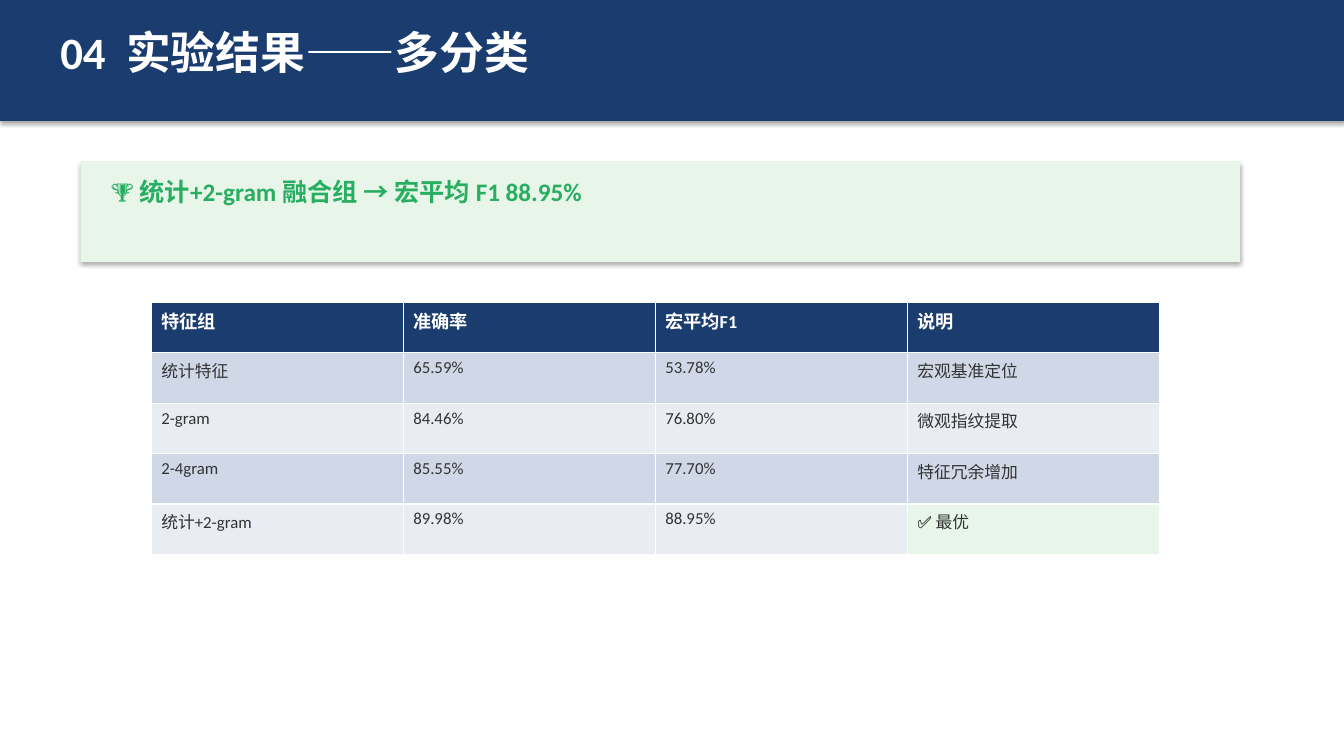
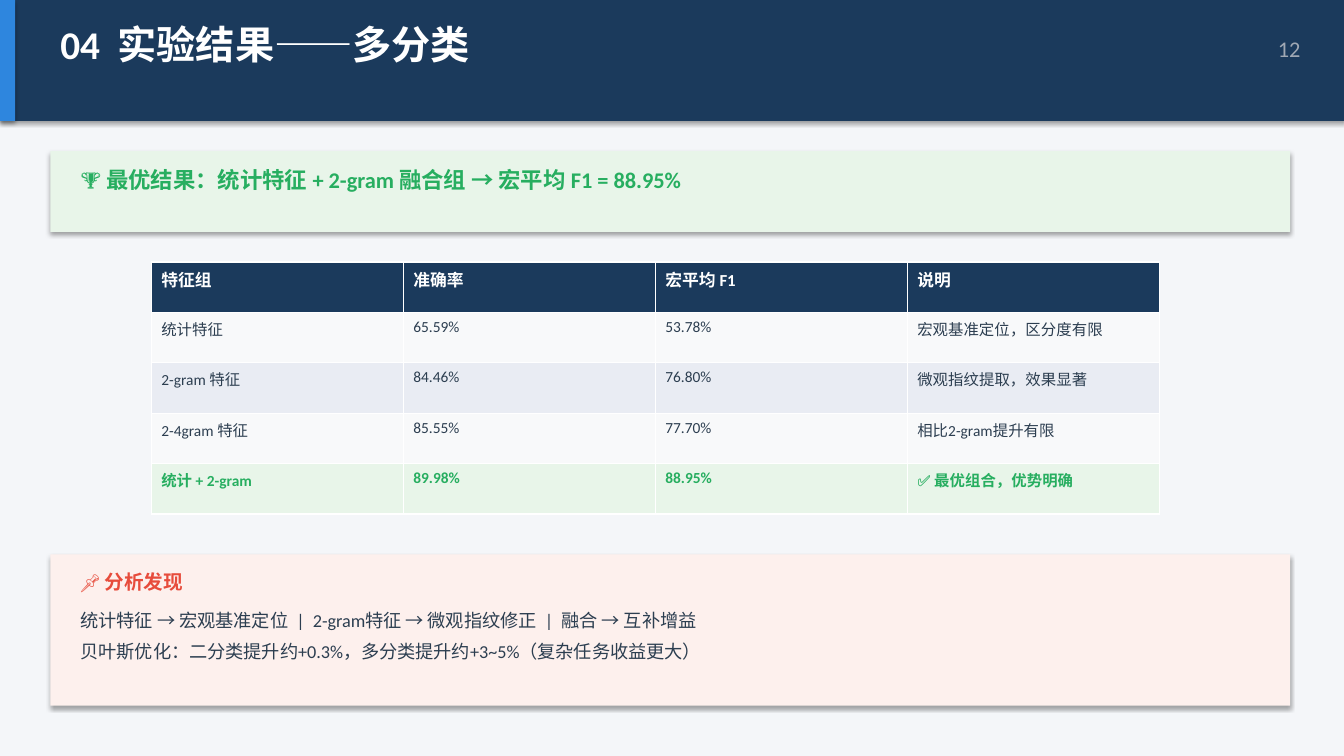
Before and after one commit to sweeete/Cloud-Security-Study, a slide deck: slide 11 of Graduation-Project/毕业答辩PPT.pptx (slide 8 before the commit). Drawn at 1344x756 pixels with LibreOffice and Linux fonts; fonts in the diff are those of the drawing. Boxes give left, top, right and bottom in pixels: in the first picture for what was removed or moved away, otherwise in the second. Text is boxed around its words. In the diff, an @@ line names an element or a change of style, - is before the commit and + after.

Commit message:
feat: 优化毕业答辩PPT（16页专业排版）+ 答辩稿
- 深色封面+浅色正文配色方案
- 16:9宽屏比例，13.33x7.5英寸
- 统一顶部标题栏+页码
- 表格带高亮行/交替色
- 卡片式布局，信息分层清晰

```diff
--- a/Graduation-Project/毕业答辩PPT.pptx
+++ b/Graduation-Project/毕业答辩PPT.pptx
@@ background #FFFFFF to #F4F6F9 @@
@@ rectangle at box(0, 0, 1344, 121): fill #1A3C6E to #1B3A5C @@
@@ rectangle added at box(0, 0, 15, 121), fill #2E86DE @@
@@ text "04 实验结果——多分类" at box(60, 25, 470, 63): size 32 to 28 pt @@
@@ text added at box(1278, 42, 1301, 57), 16 pt, text #A0A8B4 @@
+12
@@ rectangle: place and size @@
-rectangle at box(81, 161, 1240, 262)
+rectangle at box(50, 151, 1291, 232)
@@ text at box(106, 169, 682, 192): text changed; size 18 to 16 pt @@
-🏆 统计+2-gram 融合组 → 宏平均 F1 88.95%
+🏆 最优结果：统计特征 + 2-gram 融合组 → 宏平均 F1 = 88.95%
@@ table at box(151, 262, 1159, 514) @@
-row 1, column 3: 宏平均F1
+row 1, column 3: 宏平均 F1
-row 2, column 4: 宏观基准定位
+row 2, column 4: 宏观基准定位，区分度有限
-row 3, column 1: 2-gram
+row 3, column 1: 2-gram 特征
-row 3, column 4: 微观指纹提取
+row 3, column 4: 微观指纹提取，效果显著
-row 4, column 1: 2-4gram
+row 4, column 1: 2-4gram 特征
-row 4, column 4: 特征冗余增加
+row 4, column 4: 相比2-gram提升有限
-row 5, column 1: 统计+2-gram
+row 5, column 1: 统计 + 2-gram
-row 5, column 4: ✅ 最优
+row 5, column 4: ✅ 最优组合，优势明确
@@ fill #1A3C6E to #1B3A5C in row 1 @@
@@ fill #D0D8E8 to #F8F9FA in 8 cells @@
@@ fill #E9EDF4 to #E8F5E9 in 3 cells @@
@@ size 13 to 12 pt in "特征组", "准确率", "说明" @@
@@ size 12 to 11 pt in "统计特征", "65.59%", "53.78%", "84.46%" and 5 more places @@
@@ text colour #333333 to #2C3E50 in "统计特征", "65.59%", "53.78%", "84.46%" and 3 more places @@
@@ text colour #333333 to #27AE60, bold on in "89.98%", "88.95%" @@
@@ table: place and size @@
-table at box(151, 302, 1159, 555)
+table at box(151, 262, 1159, 514)
@@ rectangle added at box(50, 555, 1291, 706), fill #FDF0ED @@
@@ text added at box(104, 572, 183, 591), 14 pt, text #E74C3C, bold @@
+📌 分析发现
@@ text added at box(80, 611, 701, 660), 13 pt, text #2C3E50 @@
+统计特征 → 宏观基准定位 | 2-gram特征 → 微观指纹修正 | 融合 → 互补增益
+贝叶斯优化：二分类提升约+0.3%，多分类提升约+3~5%（复杂任务收益更大）
```
Also in this commit, not shown: 13 other slides changed, 2 slides added, 4 slides removed, 1 other file.
